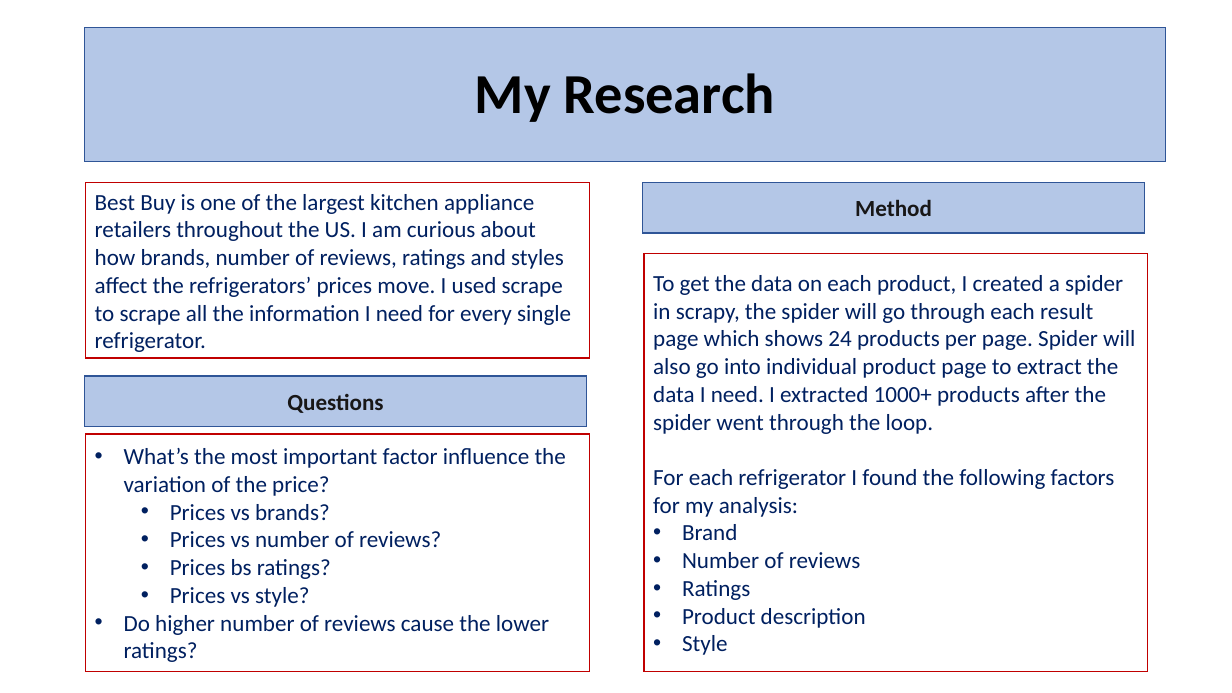
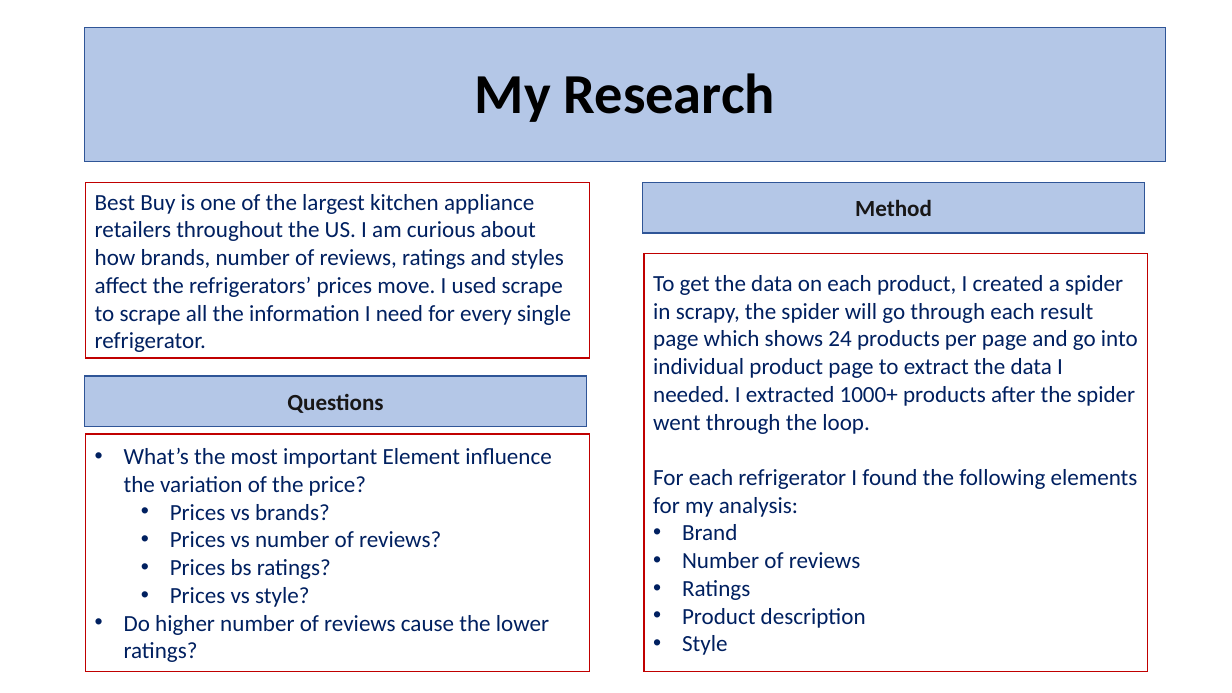
Before and after one commit to lordofmax/web_scraping_project, a slide deck: slide 3 of BestBuyFridge/Web Scraping Project - Kevin.pptx. Drawn at 1232x693 pixels with LibreOffice and Linux fonts; fonts in the diff are those of the drawing. Boxes give left, top, right and bottom in pixels: in the first picture for what was removed or moved away, otherwise in the second. Text is boxed around its words. In the diff, an @@ line names an element or a change of style, - is before the commit and + after.

```diff
--- a/BestBuyFridge/Web Scraping Project - Kevin.pptx
+++ b/BestBuyFridge/Web Scraping Project - Kevin.pptx
@@ text in rectangle at (653, 275, 1138, 517): text changed @@
-To get the data on each product, I created a spider in scrapy, the spider will go through each result page which shows 24 products per page. Spider will also go into individual product page to extract the data I need. I extracted 1000+ products after the spider went through the loop.
-For each refrigerator I found the following factors for my analysis:
+To get the data on each product, I created a spider in scrapy, the spider will go through each result page which shows 24 products per page and go into individual product page to extract the data I needed. I extracted 1000+ products after the spider went through the loop.
+For each refrigerator I found the following elements for my analysis:
@@ text in rectangle at (124, 448, 551, 496): text changed @@
-• What’s the most important factor influence the variation of the price?
+• What’s the most important Element influence the variation of the price?
```
Also in this commit, not shown: 4 other slides changed, 1 slide added.
